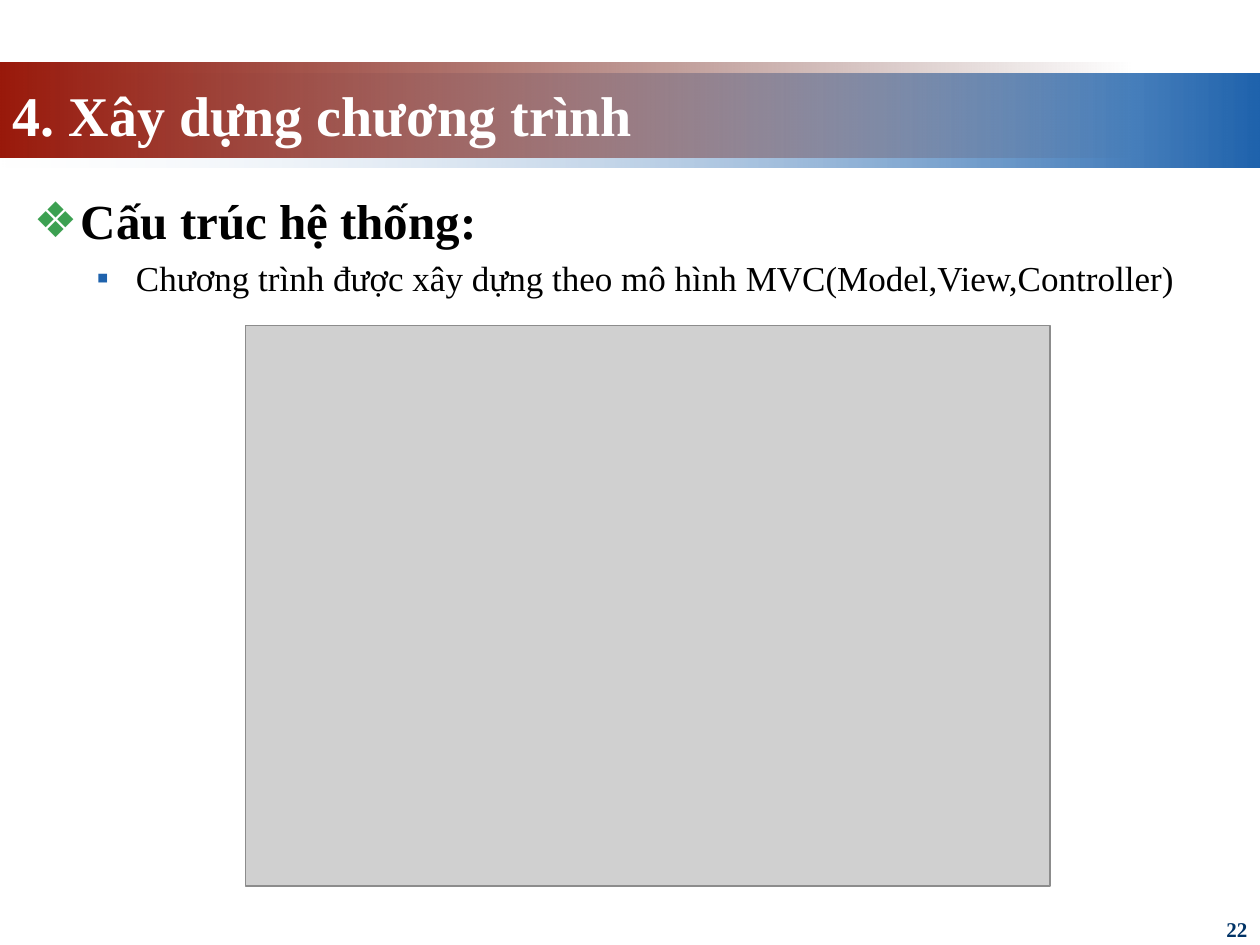
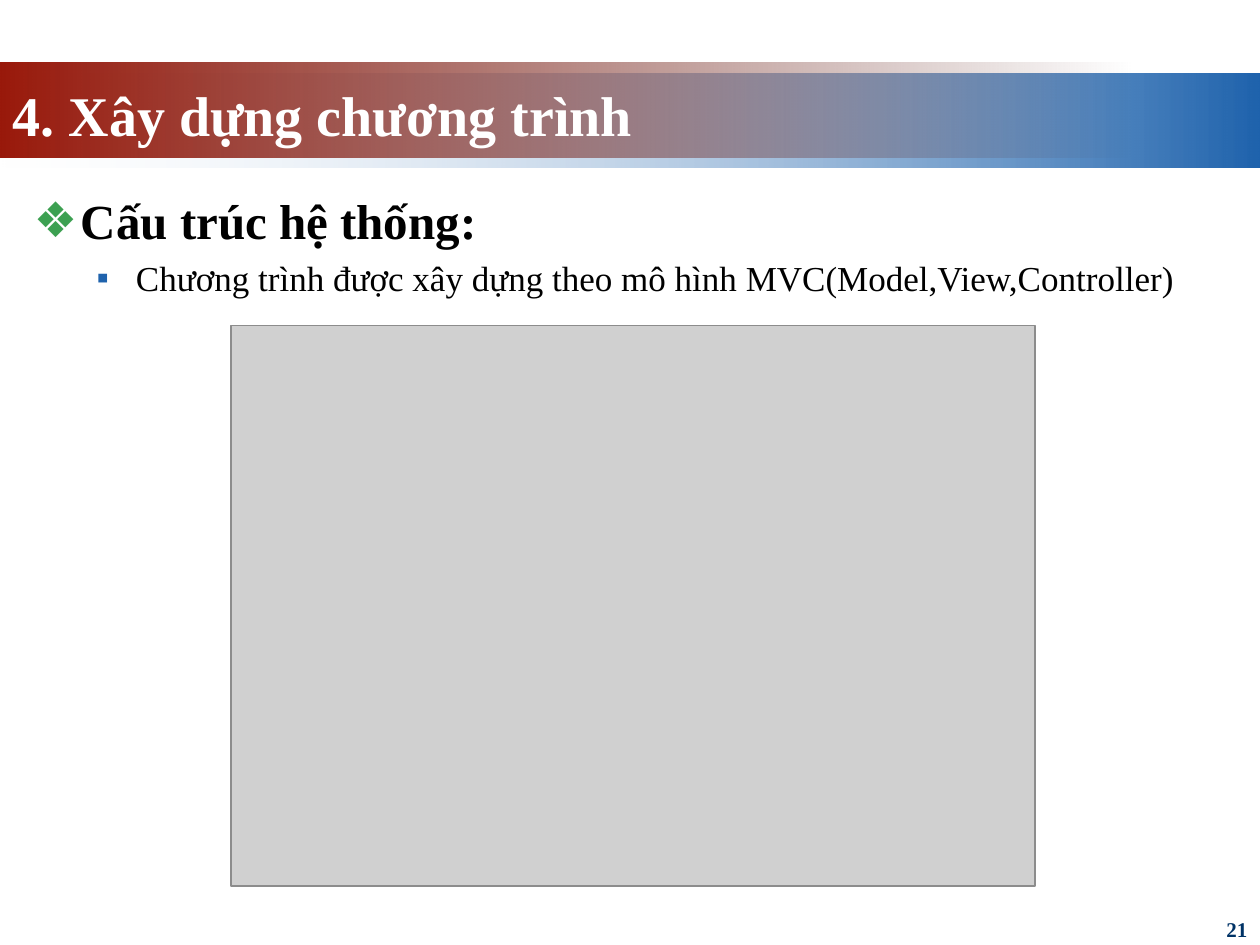
Before and after one commit to giangdoan164/Do_an, a slide deck: slide 21 of docs/Thuyết trình/Thuyết Trình.pptx (slide 22 before the commit). Drawn at 1260x945 pixels with LibreOffice and Linux fonts; fonts in the diff are those of the drawing; grey boxes stand for pictures. Boxes give left, top, right and bottom in pixels: in the first picture for what was removed or moved away, otherwise in the second. Text is boxed around its words. In the diff, an @@ line names an element or a change of style, - is before the commit and + after.

```diff
--- a/docs/Thuyết trình/Thuyết Trình.pptx
+++ b/docs/Thuyết trình/Thuyết Trình.pptx
@@ picture: place and size @@
-picture at box(246, 325, 1050, 886)
+picture at box(231, 325, 1034, 886)
@@ page number at box(1226, 923, 1247, 937): text changed @@
-22
+21
```
Also in this commit, not shown: 7 other slides changed, 1 slide added, 3 slides removed, 27 other files.
